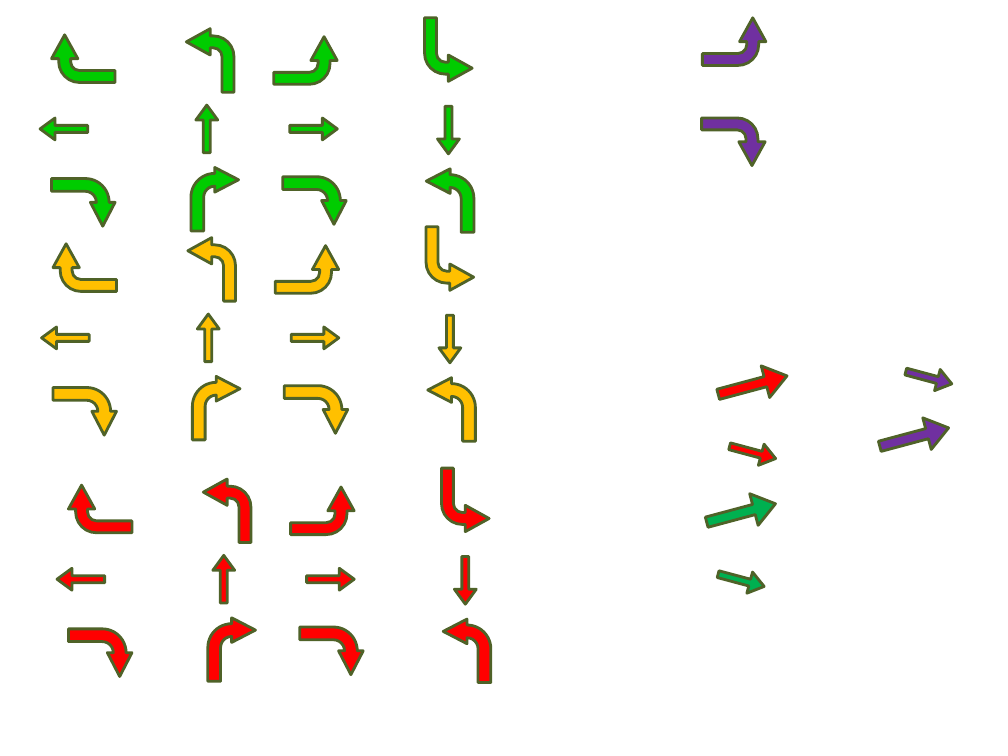
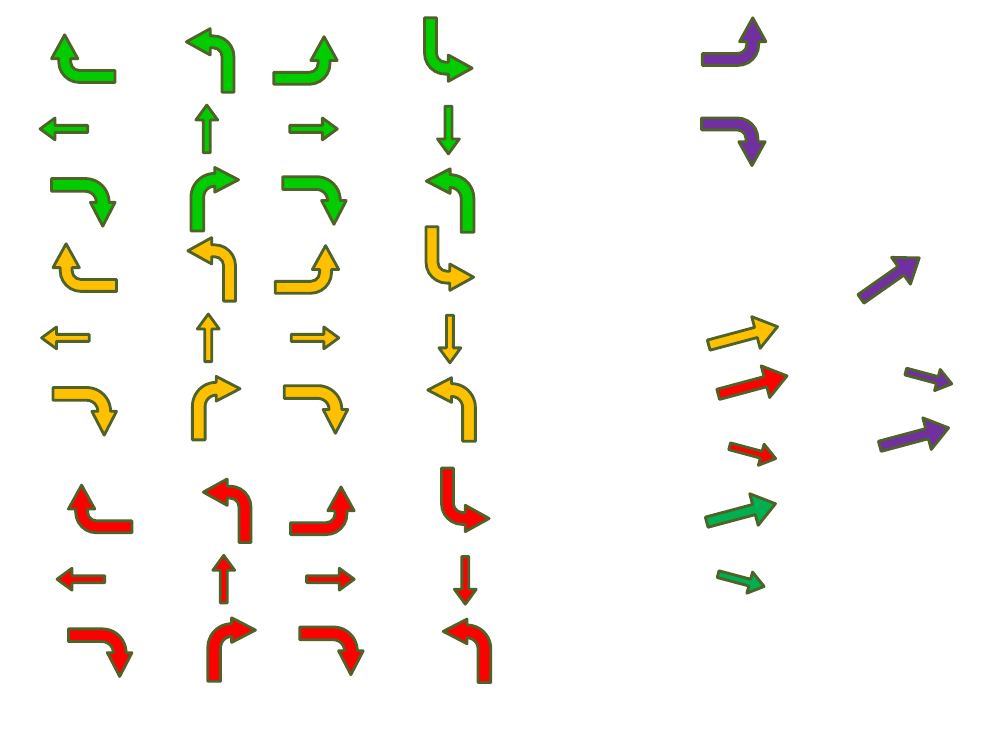
Before and after one commit to johny1614/magazyn, a slide deck: slide 5 of obrazy.pptx. Drawn at 1008x756 pixels with LibreOffice and Linux fonts; fonts in the diff are those of the drawing. Boxes give left, top, right and bottom in pixels: in the first picture for what was removed or moved away, otherwise in the second. Text is boxed around its words. In the diff, an @@ line names an element or a change of style, - is before the commit and + after.

```diff
--- a/obrazy.pptx
+++ b/obrazy.pptx
@@ up arrow added at (852, 245, 929, 312), fill #7030A0, outline #4F6228 2 pt @@
@@ up arrow added at (704, 311, 782, 361), fill #FFC000, outline #4F6228 2 pt @@
```
Also in this commit, not shown: 1 slide added, 16 other files.
